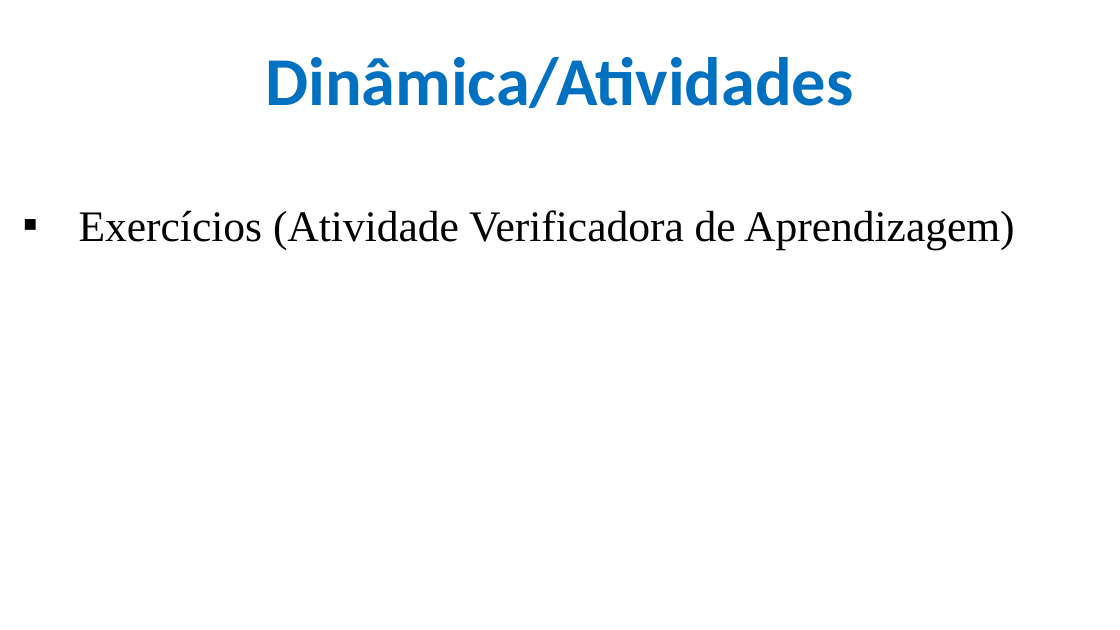
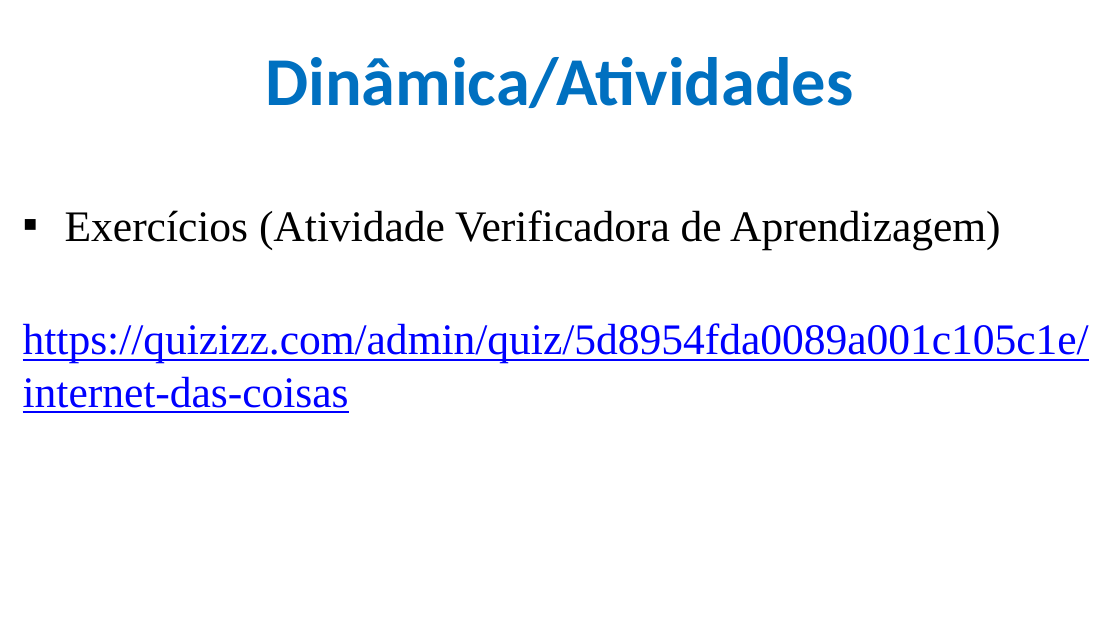
Before and after one commit to CloudEducationBrazil/WydenArea1AplicacaoCloudIndustria40Python, a slide deck: slide 21 of 01 Classes/Aula 01 - Aplicação Cloud Indústria 40 Python.pptx (slide 7 before the commit). Drawn at 1120x630 pixels with LibreOffice and Linux fonts; fonts in the diff are those of the drawing; background and template pictures are left out. Boxes give left, top, right and bottom in pixels: in the first picture for what was removed or moved away, otherwise in the second. Text is boxed around its words. In the diff, an @@ line names an element or a change of style, - is before the commit and + after.

```diff
--- a/01 Classes/Aula 01 - Aplicação Cloud Indústria 40 Python.pptx
+++ b/01 Classes/Aula 01 - Aplicação Cloud Indústria 40 Python.pptx
@@ text at [23, 323, 1089, 413]: paragraph added @@
+https://quizizz.com/admin/quiz/5d8954fda0089a001c105c1e/internet-das-coisas
```
Also in this commit, not shown: 6 other slides changed, 15 slides added, 1 slide removed, 2 other files.
